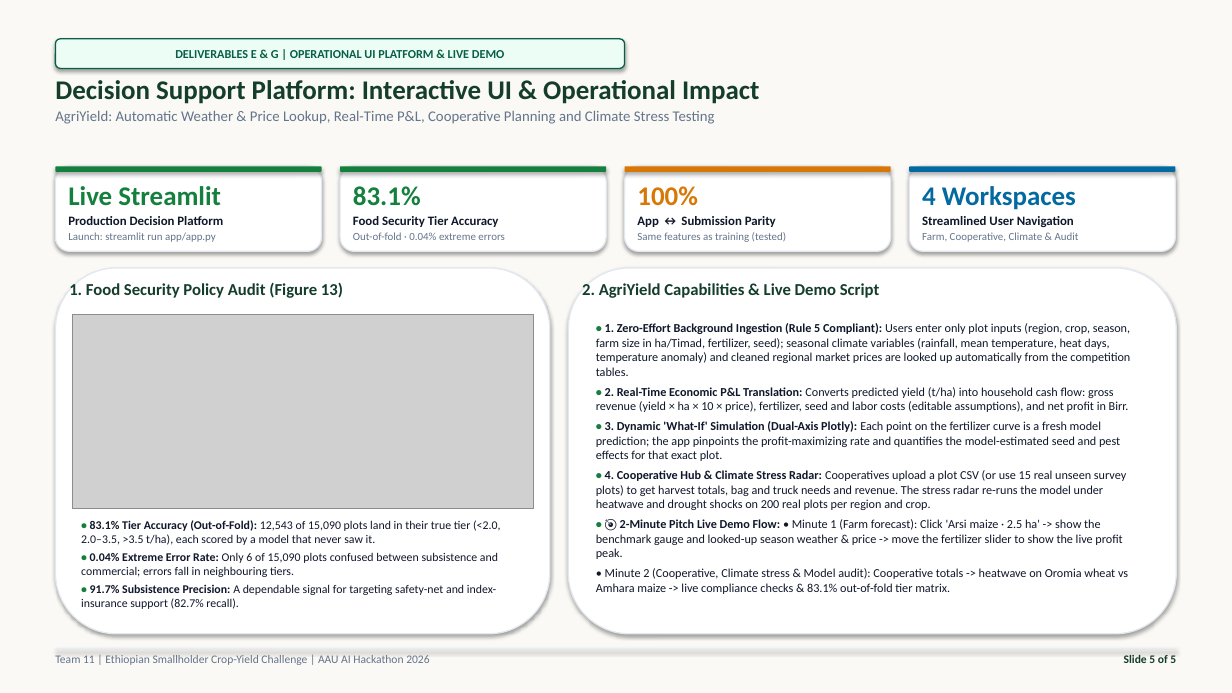
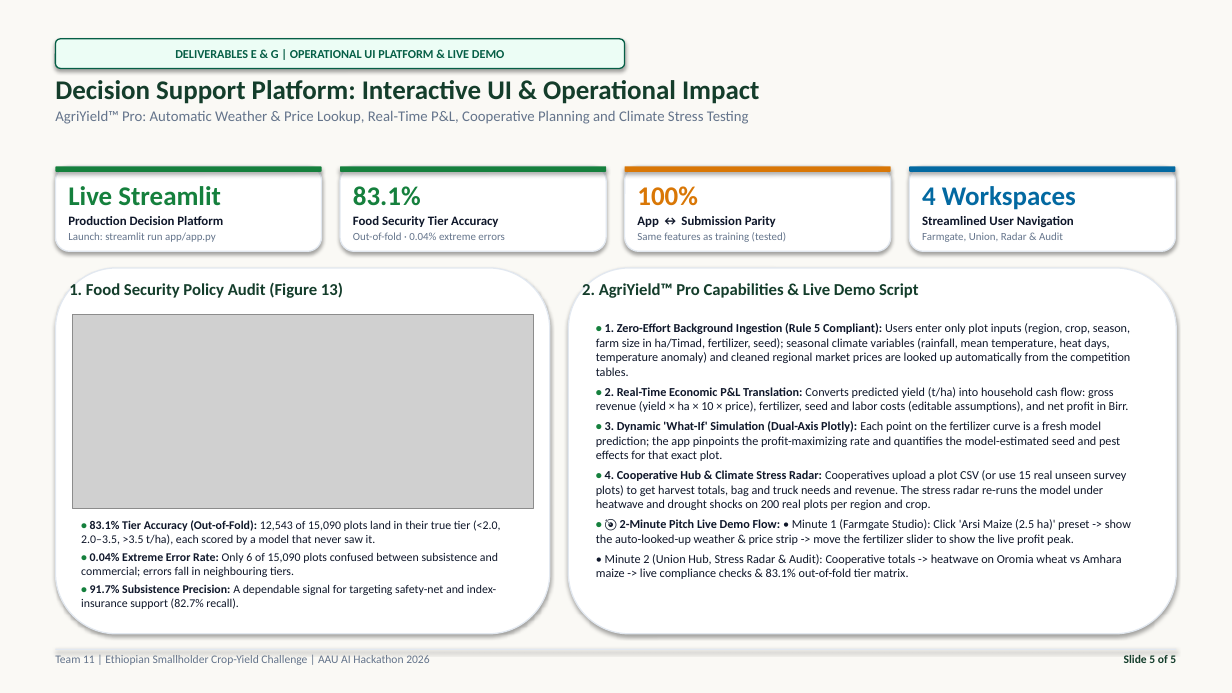
Before and after one commit to seudsahm2/team_11, a slide deck: slide 5 of presentation/team_11_slides.pptx. Drawn at 1232x693 pixels with LibreOffice and Linux fonts; fonts in the diff are those of the drawing; grey boxes stand for pictures. Boxes give left, top, right and bottom in pixels: in the first picture for what was removed or moved away, otherwise in the second. Text is boxed around its words. In the diff, an @@ line names an element or a change of style, - is before the commit and + after.

```diff
--- a/presentation/team_11_slides.pptx
+++ b/presentation/team_11_slides.pptx
@@ text at (55,111,749,124): text changed @@
-AgriYield: Automatic Weather & Price Lookup, Real-Time P&L, Cooperative Planning and Climate Stress Testing
+AgriYield™ Pro: Automatic Weather & Price Lookup, Real-Time P&L, Cooperative Planning and Climate Stress Testing
@@ text at (922,232,1063,242): text changed @@
-Farm, Cooperative, Climate & Audit
+Farmgate, Union, Radar & Audit
@@ text at (582,283,918,298): text changed @@
-2. AgriYield Capabilities & Live Demo Script
+2. AgriYield™ Pro Capabilities & Live Demo Script
@@ text at (596,519,1131,579): text changed @@
-• 🎯 2-Minute Pitch Live Demo Flow: • Minute 1 (Farm forecast): Click 'Arsi maize · 2.5 ha' -> show the benchmark gauge and looked-up season weather & price -> move the fertilizer slider to show the live profit peak.
-• Minute 2 (Cooperative, Climate stress & Model audit): Cooperative totals -> heatwave on Oromia wheat vs Amhara maize -> live compliance checks & 83.1% out-of-fold tier matrix.
+• 🎯 2-Minute Pitch Live Demo Flow: • Minute 1 (Farmgate Studio): Click 'Arsi Maize (2.5 ha)' preset -> show the auto-looked-up weather & price strip -> move the fertilizer slider to show the live profit peak.
+• Minute 2 (Union Hub, Stress Radar & Audit): Cooperative totals -> heatwave on Oromia wheat vs Amhara maize -> live compliance checks & 83.1% out-of-fold tier matrix.
```
Also in this commit, not shown: 2 other slides changed, 7 other files.
